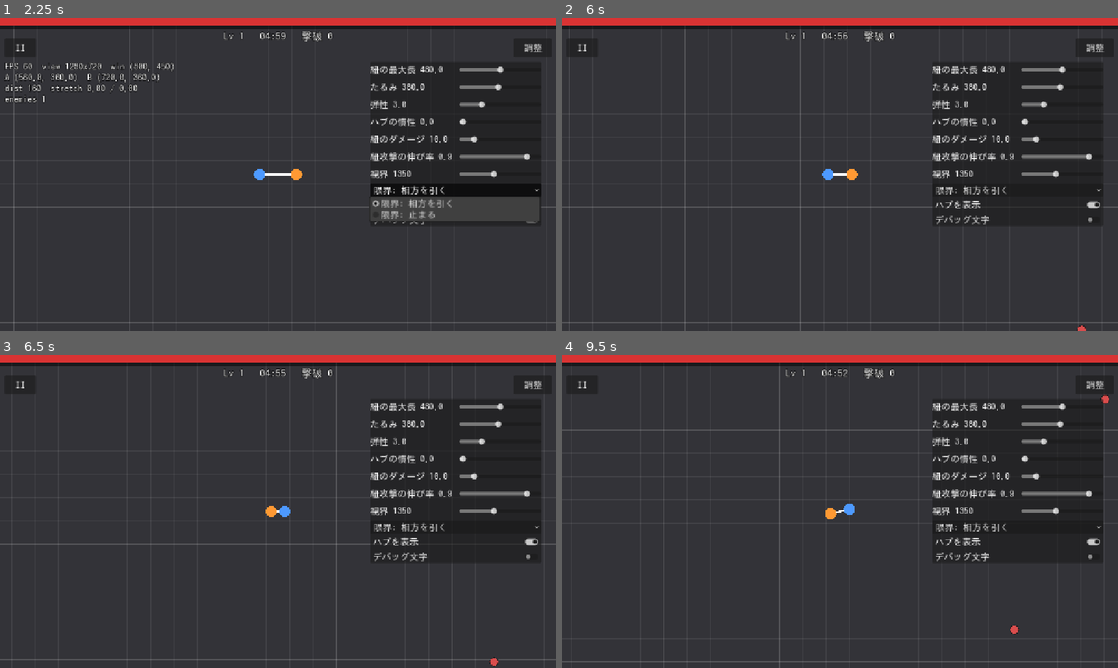
Above: before the commit, frames 1-4 (two rows, left to right).
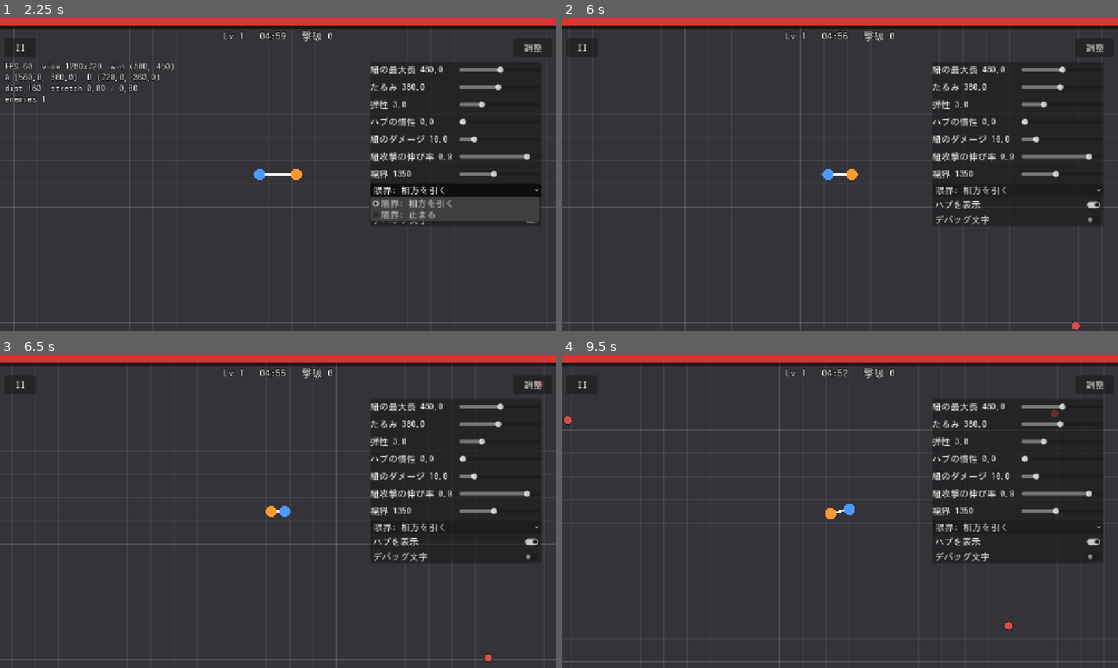
Above: after the commit, the same moments.

Repository: suutukuru/bind-run
Game: Godot game, scene res://scenes/title/title.tscn
Same seed, same stepped clock (60 frames per second), same inputs: the game is played once before the commit and once after it.
Inputs (mouse positions are in pixels of both pictures, inside the frame that each line leads up to):
- Up to frame 1 (2.25 s): click "スタート" at 0.5 s; click "調整" at 1.25 s; click "限界: 相方を引く" at 2 s
- Up to frame 2 (6 s): click "ハブを表示" at 2.75 s; click "デバッグ文字" at 3.5 s; click "II" at 4.25 s; click "つづける" at 5 s; tap Enter at 5.75 s; move the mouse to (962, 158) at 5.77 s; hold D (a_right) from 5.78 s (still down); click (962, 158) at 5.92 s
- Up to frame 3 (6.5 s): keep holding D (a_right)
- Up to frame 4 (9.5 s): release D (a_right) at 6.5 s; drag from (728, 527) to (812, 574) at 6.52 s; move the mouse to (895, 442) at 7.27 s; hold D (a_right) 7.28-8 s; drag from (812, 574) to (673, 464) at 8.02 s; move the mouse to (1006, 558) at 8.77 s; hold A (a_left) from 8.78 s (still down)

Frame 1 is identical in both runs. In frame 2, less than 0.1% of the frame differs, in the area x 91-95%, y 96-100%; in frame 3, less than 0.1%; in frame 4, 0.2%, in the area x 0-99%, y 12-90%.

Commit message:
敵の出現を増やし、ランナーを速くする（サバイバー系の方向）
Co-Authored-By: Claude Sonnet 5.5 <noreply@anthropic.com>
Claude-Session: https://claude.ai/code/session_01FmuN5U8N5hun1pocAD6Yrf

Diff:
--- a/data/enemies/runner.tres
+++ b/data/enemies/runner.tres
@@ -6,7 +6,7 @@
 script = ExtResource("1_def")
 display_name = "ランナー"
 max_hp = 12.0
-move_speed = 125.0
+move_speed = 170.0
 contact_damage = 4.0
 xp_value = 1
 radius = 14.0
--- a/scenes/enemies/enemy_spawner.gd
+++ b/scenes/enemies/enemy_spawner.gd
@@ -6,8 +6,8 @@
 @export var defs: Array = []
 @export var camera_path: NodePath
 @export var run_state_path: NodePath
-@export var base_interval: float = 1.1
-@export var min_interval: float = 0.3
+@export var base_interval: float = 0.7
+@export var min_interval: float = 0.2
 ## 出現間隔が min_interval に達するまでの時間（秒）
 @export var ramp_seconds: float = 240.0
 @export var max_alive: int = 180
@@ -31,9 +31,9 @@
 	return lerpf(base, min_value, clampf(t / ramp, 0.0, 1.0))
 
 
-## 1 回の出現で出す数。1 分半ごとに 1 体増える
+## 1 回の出現で出す数。1 分ごとに 1 体増える
 static func count_at(t: float) -> int:
-	return 1 + int(t / 90.0)
+	return 1 + int(t / 60.0)
 
 
 ## 敵の種類の重み [Grunt, Runner, Tank]。Runner は 30 秒後、Tank は 90 秒後から混ざる
--- a/tests/test_combat.gd
+++ b/tests/test_combat.gd
@@ -207,7 +207,7 @@
 	check_near(EnemySpawner.interval_at(240.0, 1.1, 0.3, 240.0), 0.3, "end")
 	check_near(EnemySpawner.interval_at(999.0, 1.1, 0.3, 240.0), 0.3, "clamped")
 	check_eq(EnemySpawner.count_at(0.0), 1, "count at 0")
-	check_eq(EnemySpawner.count_at(180.0), 3, "count at 180")
+	check_eq(EnemySpawner.count_at(180.0), 4, "count at 180")
 	check_eq(EnemySpawner.weights_at(0.0), PackedFloat32Array([1.0, 0.0, 0.0]), "only grunts at first")
 	check_true(EnemySpawner.weights_at(100.0)[2] > 0.0, "tanks appear later")
 	var w: PackedFloat32Array = PackedFloat32Array([1.0, 0.0, 1.0])
Not shown, changed: docs/design/detailed-design.md
Not shown, changed: docs/planning/changelog.md
Not shown, changed: docs/testing/owner-checklist.md
